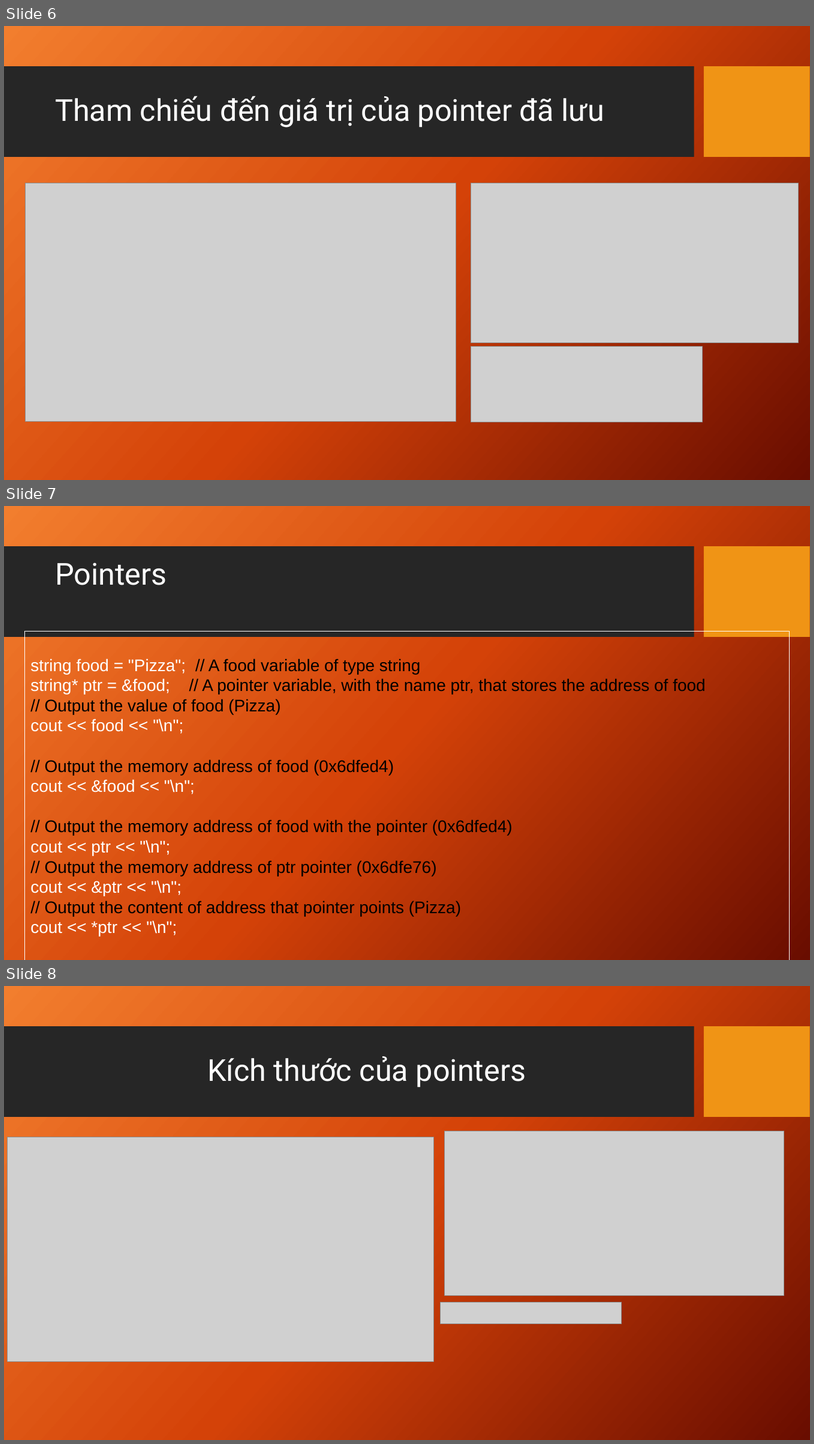
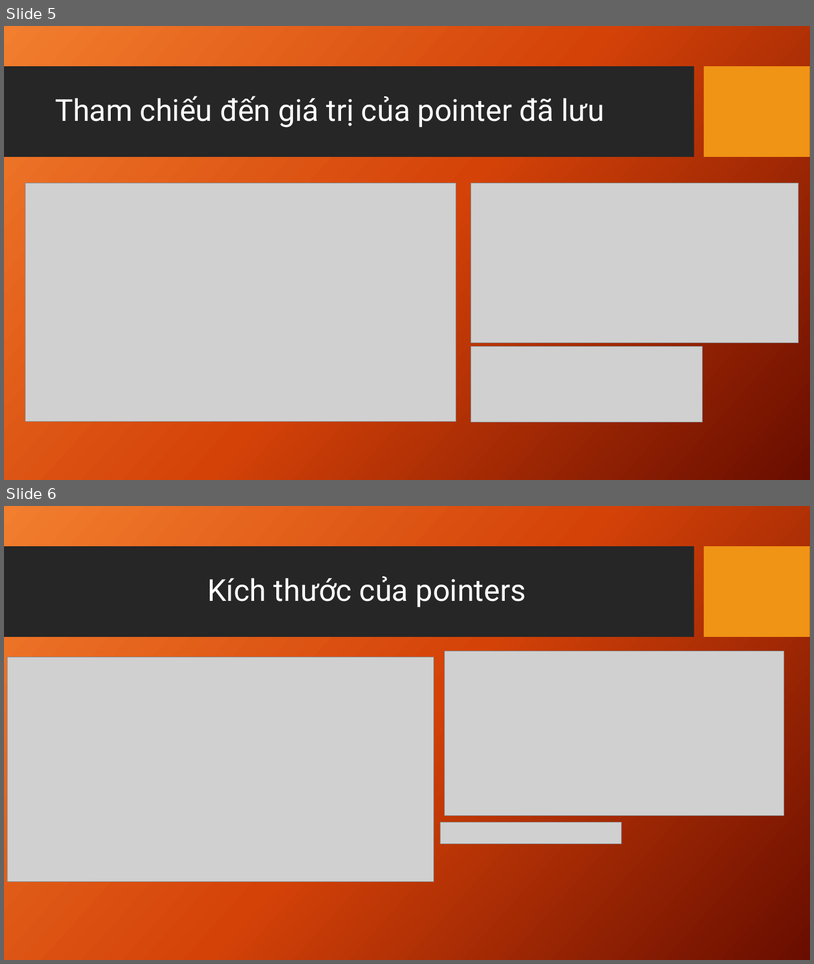
Before and after one commit to DantNg/learnCPP, a slide deck: Slide/Pointer.pptx. Shown one above the other, each under a label of ours: slides 6, 7 and 8 before the commit, slides 5 and 6 after it. The pictures are 814x1444 and 814x964 pixels, drawn with LibreOffice and Linux fonts; fonts in the diff are those of the drawing; grey boxes stand for pictures; background and template pictures are left out. Boxes give left, top, right and bottom in pixels: in the first picture for what was removed or moved away, otherwise in the second. Text is boxed around its words. In the diff, an @@ line names an element or a change of style, - is before the commit and + after.

```diff
--- a/Slide/Pointer.pptx
+++ b/Slide/Pointer.pptx
@@ slide 7 removed at <box>4,506,810,960</box>, background picture (left out); not listed: 2 template elements that a slide beside it also shows @@
@@ title removed at <box>55,562,167,585</box> @@
-Pointers
@@ rectangle removed at <box>24,631,790,960</box> @@
-string food = "Pizza"; // A food variable of type string
-string* ptr = &food; // A pointer variable, with the name ptr, that stores the address of food
-// Output the value of food (Pizza)
-cout << food << "\n";
-// Output the memory address of food (0x6dfed4)
-cout << &food << "\n";
-// Output the memory address of food with the pointer (0x6dfed4)
-cout << ptr << "\n";
-// Output the memory address of ptr pointer (0x6dfe76)
-cout << &ptr << "\n";
-// Output the content of address that pointer points (Pizza)
-cout << *ptr << "\n";
@@ what was slide 6 is now slide 5 @@
@@ what was slide 8 is now slide 6 @@
```
Also in this commit, not shown: 5 slides changed, 2 slides added, 1 other slide removed, 4 other files.
